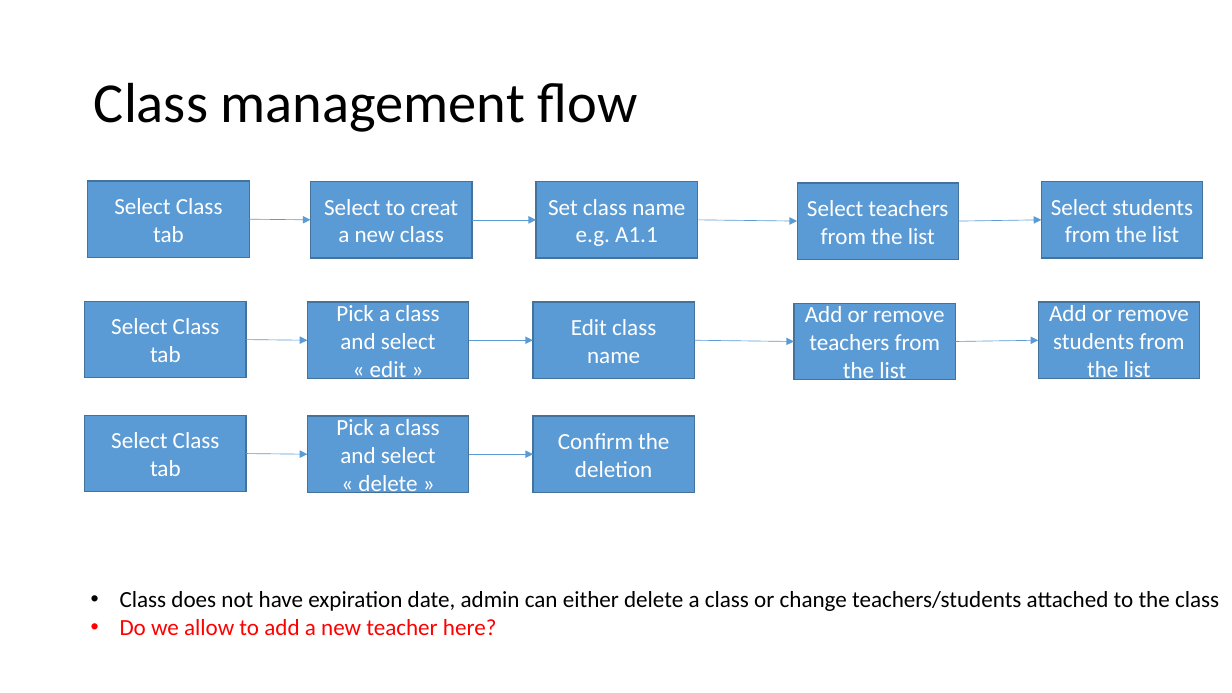
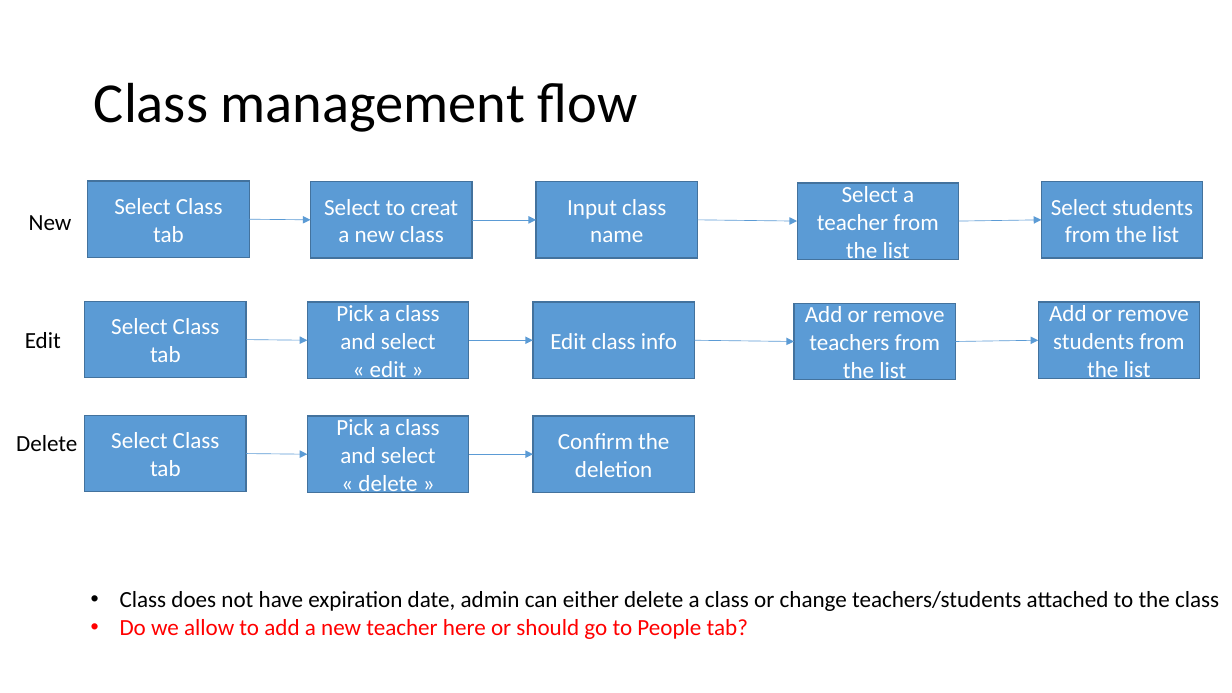
Before and after one commit to Wu-Fei/Parrot-Wireframe, a slide deck: slide 3 of Admin tool flow.pptx. Drawn at 1232x693 pixels with LibreOffice and Linux fonts; fonts in the diff are those of the drawing. Boxes give left, top, right and bottom in pixels: in the first picture for what was removed or moved away, otherwise in the second. Text is boxed around its words. In the diff, an @@ line names an element or a change of style, - is before the commit and + after.

```diff
--- a/Admin tool flow.pptx
+++ b/Admin tool flow.pptx
@@ text in rectangle at <box>567,199,666,242</box>: text changed @@
-Set class name e.g. A1.1
+Input class name
@@ text in rectangle at <box>817,183,938,264</box>: text changed @@
-Select teachers from the list
+Select a teacher from the list
@@ text added at <box>29,215,72,230</box>, 18 pt, text #000000 @@
+New
@@ text added at <box>25,332,61,348</box>, 18 pt, text #000000 @@
+Edit
@@ text in rectangle at <box>550,333,677,349</box>: text changed @@
-Edit class name
+Edit class info
@@ text added at <box>16,435,77,451</box>, 18 pt, text #000000 @@
+Delete
@@ text at <box>120,619,748,639</box>: text changed @@
-• Do we allow to add a new teacher here?
+• Do we allow to add a new teacher here or should go to People tab?
```
Also in this commit, not shown: 4 other slides changed, 1 slide added, 1 other file.
